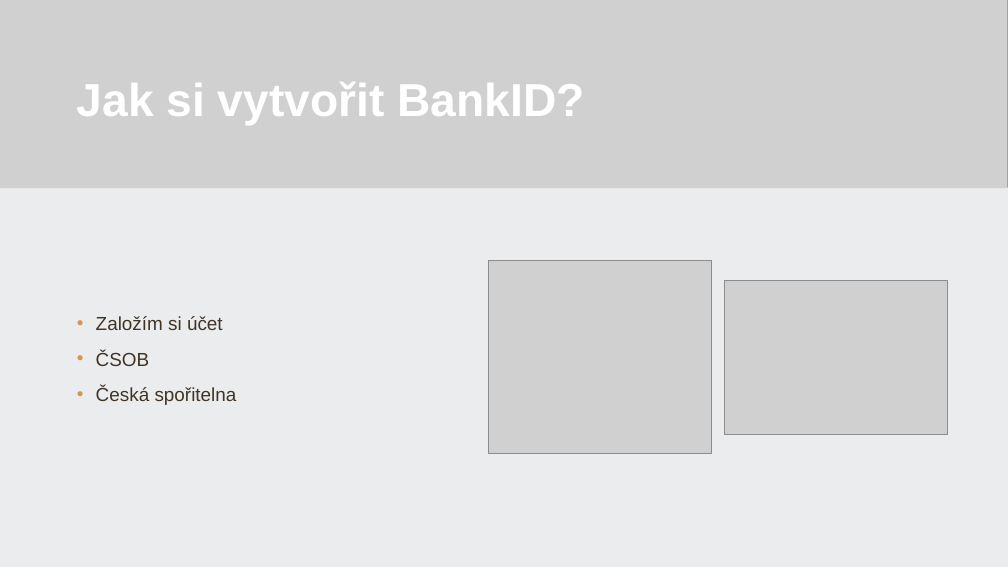
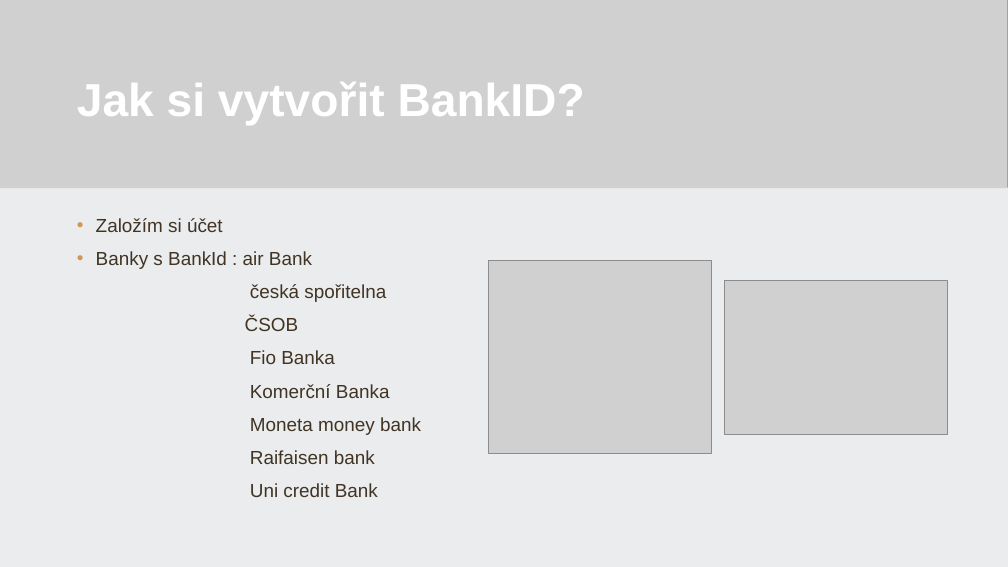
Before and after one commit to 22maixner/prezentace, a slide deck: slide 10 of Maixner.pptx. Drawn at 1008x567 pixels with LibreOffice and Linux fonts; fonts in the diff are those of the drawing; grey boxes stand for pictures; background and template pictures are left out. Boxes give left, top, right and bottom in pixels: in the first picture for what was removed or moved away, otherwise in the second. Text is boxed around its words. In the diff, an @@ line names an element or a change of style, - is before the commit and + after.

```diff
--- a/Maixner.pptx
+++ b/Maixner.pptx
@@ text at (96,218,299,331): line spacing 1.1 to 1; bullet • to none @@
@@ text at (96,251,386,302): paragraphs added @@
+• Banky s BankId : air Bank
+česká spořitelna
@@ text at (250,350,421,497): text changed @@
-• Česká spořitelna
+Fio Banka
+Komerční Banka
+Moneta money bank
+Raifaisen bank
+Uni credit Bank
```
Also in this commit, not shown: 2 other slides changed, 8 slides added, 10 slides removed, 1 other file.
